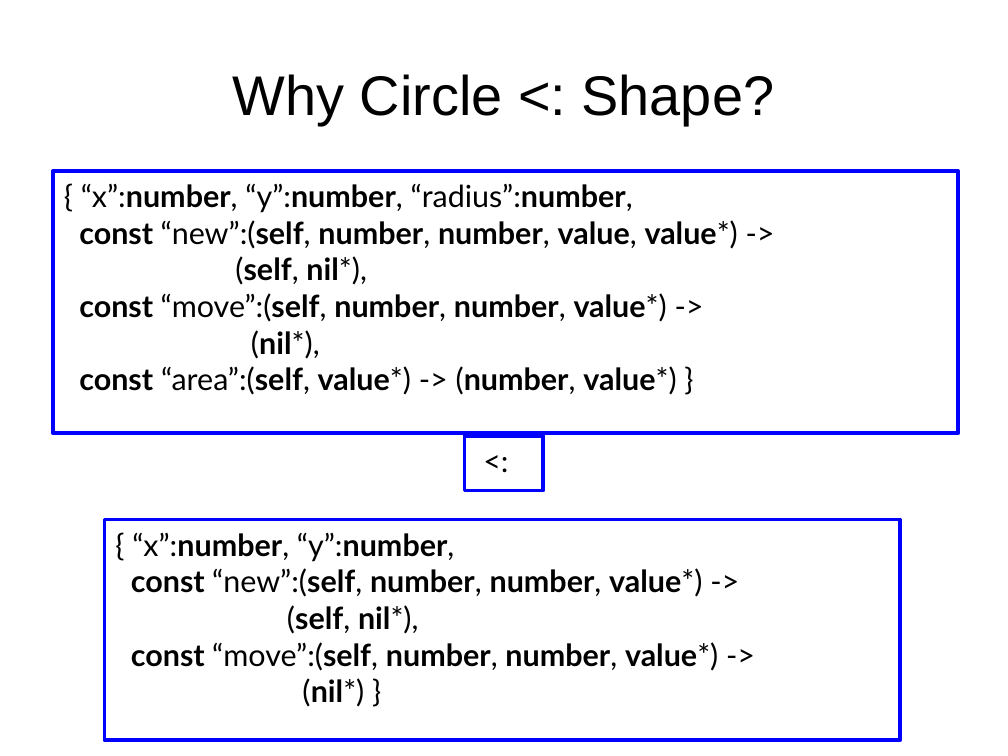
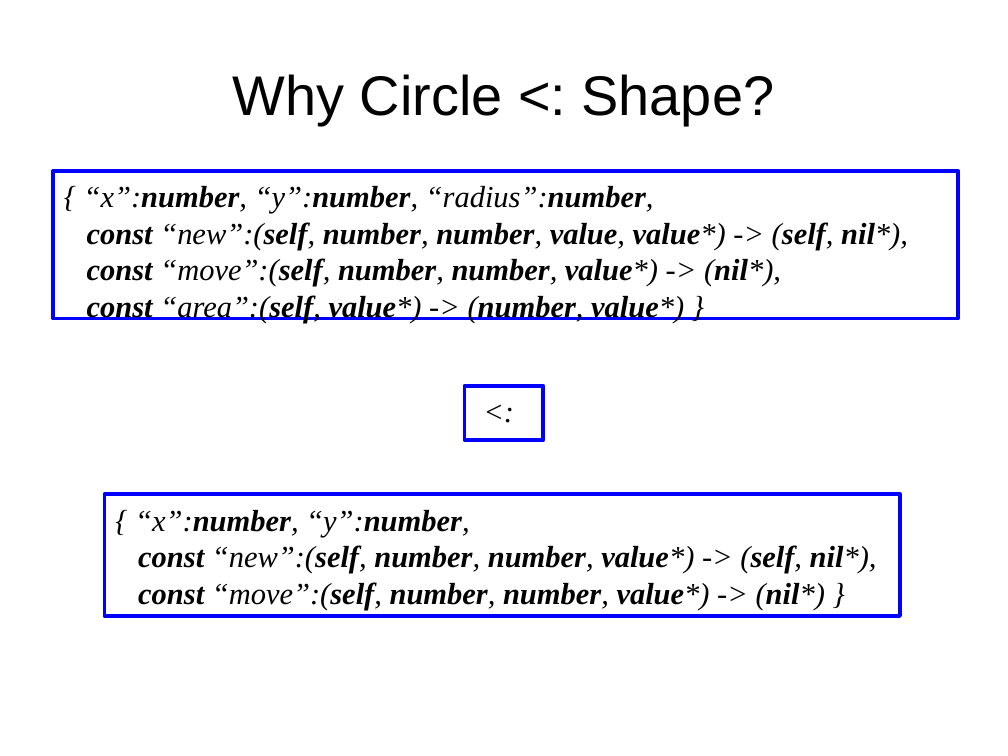
Before and after one commit to andremm/typedlua, a slide deck: slide 34 of doc/slides/dyla2014.odp. Drawn at 1008x756 pixels with LibreOffice and Linux fonts; fonts in the diff are those of the drawing. Boxes give left, top, right and bottom in pixels: in the first picture for what was removed or moved away, otherwise in the second. Text is boxed around its words. In the diff, an @@ line names an element or a change of style, - is before the commit and + after.

```diff
--- a/doc/slides/dyla2014.odp
+++ b/doc/slides/dyla2014.odp
@@ rectangle "{ “x”:number, “y”:number, “radius”:number,": place and size @@
-rectangle "{ “x”:number, “y”:number, “radius”:number," at (53,171,959,434)
+rectangle "{ “x”:number, “y”:number, “radius”:number," at (53,171,959,318)
@@ text in rectangle at (84,186,684,323): font Lato to Times New Roman, italic on in "{ “x”:number, “y”:number, “radius”:number,", "const “area”:(self, value*) -> (number, value*) }" @@
@@ text in rectangle at (87,222,908,287): text changed; font Lato to Times New Roman; italic on @@
-const “new”:(self, number, number, value, value*) ->
-(self, nil*),
-const “move”:(self, number, number, value*) ->
-(nil*),
+const “new”:(self, number, number, value, value*) -> (self, nil*),
+const “move”:(self, number, number, value*) -> (nil*),
@@ rectangle "<:": place and size @@
-rectangle "<:" at (465,436,543,490)
+rectangle "<:" at (465,386,543,440)
@@ rectangle "<:" at (465,386,543,440): font Lato to Times New Roman, italic on @@
@@ rectangle "{ “x”:number, “y”:number,": place and size @@
-rectangle "{ “x”:number, “y”:number," at (104,520,900,740)
+rectangle "{ “x”:number, “y”:number," at (104,495,900,617)
@@ text in rectangle at (135,510,469,537): font Lato to Times New Roman, italic on in "{ “x”:number, “y”:number," @@
@@ text in rectangle at (138,545,877,610): text changed; font Lato to Times New Roman; italic on @@
-const “new”:(self, number, number, value*) ->
-(self, nil*),
-const “move”:(self, number, number, value*) ->
-(nil*) }
+const “new”:(self, number, number, value*) -> (self, nil*),
+const “move”:(self, number, number, value*) -> (nil*) }
```
Also in this commit, not shown: 20 other slides changed.
